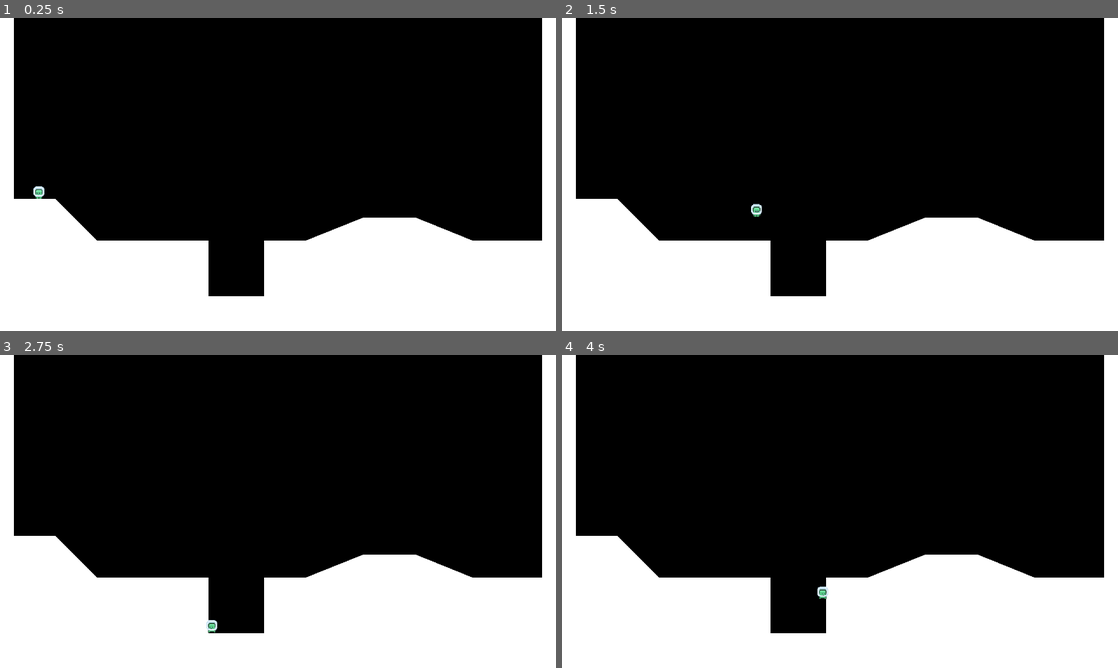
Above: before the commit, frames 1-4 (two rows, left to right).
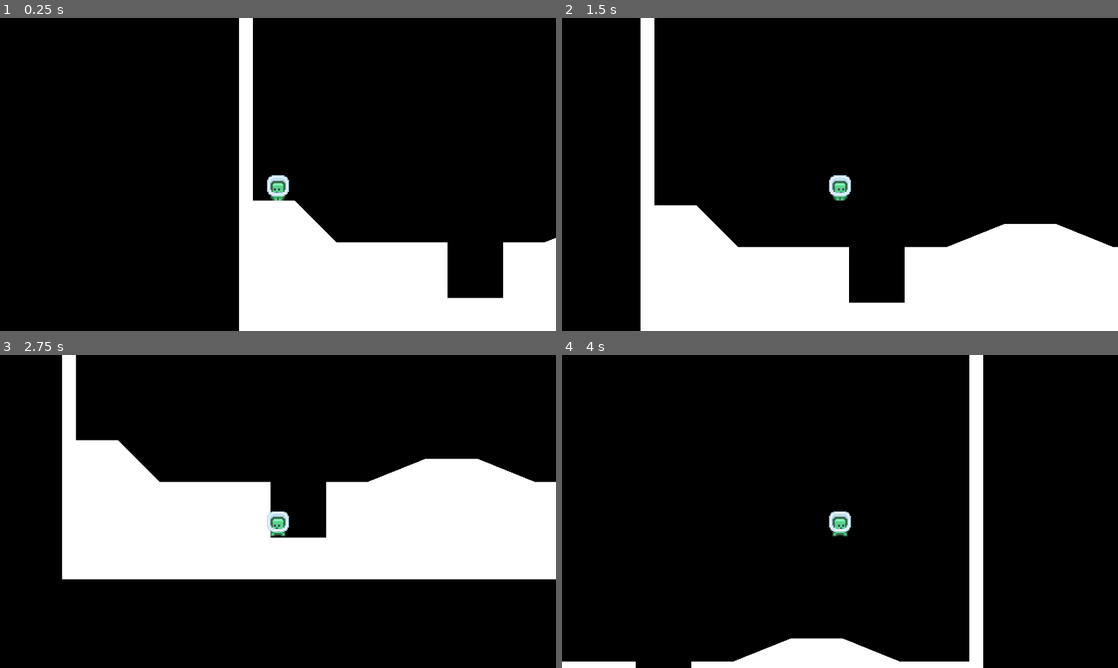
Above: after the commit, the same moments.

Repository: cervantvfr/godot-platformer
Game: Godot game, scene res://world.tscn
The game is run twice, just before and just after one commit, with the same random seed, the same clock (stepped at 60 frames per second) and the same inputs.
Inputs:
- Up to frame 1 (0.25 s): no input
- Up to frame 2 (1.5 s): tap Enter (ui_accept) at 0.5, 0.6, 0.77, 1.07, 1.35 s; hold Right (ui_right) from 0.53 s (still down)
- Up to frame 3 (2.75 s): tap Enter (ui_accept) at 1.52, 1.82, 2.1 s; release Right (ui_right) at 2.03 s; hold Left (ui_left) from 2.03 s (still down)
- Up to frame 4 (4 s): release Left (ui_left) at 2.78 s; hold Right (ui_right) from 2.78 s (still down); tap Enter (ui_accept) at 2.85, 3.02, 3.32, 3.6, 3.77 s

The runs differ from the first frame. In frame 1, 24% of the frame differs, in the area x 0-100%, y 0-100%; in frame 2, 18%; in frame 3, 58%; in frame 4, 32%.

Commit message:
Add air jump and wall jump mechanics to player

Diff:
--- a/PlayerMovementData.gd
+++ b/PlayerMovementData.gd
@@ -7,3 +7,4 @@
 @export var jump_velocity = -300.0
 @export var gravity_scale = 1.0
 @export var air_resistance = 200.0
+@export var air_acceleration = 600.0
--- a/player.gd
+++ b/player.gd
@@ -2,14 +2,18 @@
 
 @export var movement_data : PlayerMovementData
 
+var air_jump = false
+var just_wall_jumped = false
 @onready var animated_sprite_2d: AnimatedSprite2D = $AnimatedSprite2D
 @onready var coyote_jump_timer: Timer = $CoyoteJumpTimer
 
 func _physics_process(delta: float) -> void:
 	apply_gravity(delta)
+	handle_wall_jump()
 	handle_jump()
 	var direction := Input.get_axis("ui_left", "ui_right")
 	handle_acceleration(direction, delta)
+	handle_air_acceleration(direction, delta)
 	apply_friction(direction, delta)
 	apply_air_resistance(direction, delta)
 	update_animations(direction)
@@ -18,12 +22,15 @@
 	var just_left_ledge = was_on_floor and not is_on_floor() and velocity.y >= 0
 	if just_left_ledge:
 		coyote_jump_timer.start()
+	just_wall_jumped = false
 
 func apply_gravity(delta):
 	if not is_on_floor():
 		velocity += get_gravity() * movement_data.gravity_scale * delta
 
 func handle_jump():
+	if is_on_floor(): air_jump = true
+
 	if is_on_floor() or coyote_jump_timer.time_left > 0.0:
 		if Input.is_action_just_pressed("ui_accept"):
 			velocity.y = movement_data.jump_velocity
@@ -32,17 +39,36 @@
 		if Input.is_action_just_released("ui_accept") and velocity.y < movement_data.jump_velocity/2:
 			velocity.y = movement_data.jump_velocity/2
 
+		if Input.is_action_just_pressed("ui_accept") and air_jump and not just_wall_jumped:
+			velocity.y = movement_data.jump_velocity
+			air_jump=false
+
+func handle_wall_jump():
+	if not is_on_wall_only(): return
+	var wall_normal = get_wall_normal()
+	if Input.is_action_just_pressed("ui_accept"):
+		velocity.x = wall_normal.x * movement_data.speed
+		velocity.y = movement_data.jump_velocity
+		just_wall_jumped = true
+
+
 func apply_friction(direction, delta):
 	if direction == 0 and is_on_floor():
 		velocity.x = move_toward(velocity.x, 0, movement_data.friction * delta)
 
 func apply_air_resistance(direction, delta):
-	if direction == 0 and not is_on_floor():
-		velocity.x = move_toward(velocity.x, 0, movement_data.air_resistance * delta)
+	if not is_on_floor():
+		if direction == 0 and not is_on_floor():
+			velocity.x = move_toward(velocity.x, 0, movement_data.air_resistance * delta)
 
 func handle_acceleration(direction, delta):
 	if direction != 0:
 		velocity.x = move_toward(velocity.x, movement_data.speed * direction, movement_data.acceleration * delta)
+
+func handle_air_acceleration(direction, delta):
+	if is_on_floor(): return
+	if direction != 0:
+		velocity.x = move_toward(velocity.x, movement_data.speed * direction, movement_data.air_acceleration * delta)
 
 func update_animations(direction):
 	if direction != 0:
--- a/player.tscn
+++ b/player.tscn
@@ -32,25 +32,27 @@
 }]
 
 [sub_resource type="RectangleShape2D" id="RectangleShape2D_kej8o"]
-size = Vector2(8.000001, 12)
+size = Vector2(18.000002, 24)
 
 [node name="Player" type="CharacterBody2D" unique_id=167670317]
 script = ExtResource("1_onrkg")
 movement_data = ExtResource("2_hqtel")
 
 [node name="AnimatedSprite2D" type="AnimatedSprite2D" parent="." unique_id=2122150856]
-position = Vector2(2.842171e-14, -7.9999995)
-scale = Vector2(0.6666667, 0.6666667)
+position = Vector2(-1.1920929e-07, -16)
+scale = Vector2(1.3333334, 1.3333334)
 sprite_frames = SubResource("SpriteFrames_kej8o")
 animation = &"idle"
-frame_progress = 0.12280203
 
 [node name="CollisionShape2D" type="CollisionShape2D" parent="." unique_id=982777221]
 visible = false
-position = Vector2(-1.7881389e-07, -6.0000014)
+position = Vector2(-2.3841858e-07, -12.000002)
 scale = Vector2(0.9999999, 0.9999999)
 shape = SubResource("RectangleShape2D_kej8o")
 
 [node name="CoyoteJumpTimer" type="Timer" parent="." unique_id=1443083810]
 wait_time = 0.05
 one_shot = true
+
+[node name="Camera2D" type="Camera2D" parent="." unique_id=1625740151]
+position = Vector2(0, -32)
--- a/world.tscn
+++ b/world.tscn
@@ -11,7 +11,7 @@
 [node name="CollisionPolygon2D" type="CollisionPolygon2D" parent="StaticBody2D" unique_id=900520274]
 position = Vector2(0, 40)
 scale = Vector2(0.4669619, 0.46696183)
-polygon = PackedVector2Array(0, -85.6601, 17.132019, -85.6601, 17.132019, 137.05618, 68.528076, 137.05618, 119.92413, 188.45224, 256.9803, 188.45224, 256.9803, 256.98032, 325.50836, 256.98032, 325.50836, 188.45224, 376.90442, 188.45224, 448, 160, 512, 160, 582.48865, 188.45224, 668.14874, 188.45224, 668.14874, -85.6601, 685.28076, -85.6601, 685.28076, 308.37637, 0, 308.37637)
+polygon = PackedVector2Array(0, -222.71628, 17.132019, -222.71628, 17.132019, 137.05618, 68.528076, 137.05618, 119.92413, 188.45224, 256.9803, 188.45224, 256.9803, 256.98032, 325.50836, 256.98032, 325.50836, 188.45224, 376.90442, 188.45224, 448, 160, 512, 160, 582.48865, 188.45224, 668.14874, 188.45224, 668.14874, -222.71628, 685.28076, -222.71628, 685.28076, 308.37637, 0, 308.37637)
 
 [node name="Polygon2D" type="Polygon2D" parent="StaticBody2D/CollisionPolygon2D" unique_id=1629621702]
 
@@ -20,3 +20,12 @@
 scale = Vector2(0.4669619, 0.46696183)
 floor_constant_speed = true
 floor_snap_length = 2.0
+
+[node name="StaticBody2D2" type="StaticBody2D" parent="." unique_id=1869543127]
+
+[node name="CollisionPolygon2D" type="CollisionPolygon2D" parent="StaticBody2D2" unique_id=1009220573]
+position = Vector2(272, 25.471878)
+scale = Vector2(0.9999999, 0.81640625)
+polygon = PackedVector2Array(0, -50.798096, 0, -1.8028755, 0, 104, 8, 104, 8, -50.798096)
+
+[node name="Polygon2D" type="Polygon2D" parent="StaticBody2D2/CollisionPolygon2D" unique_id=476841068]
